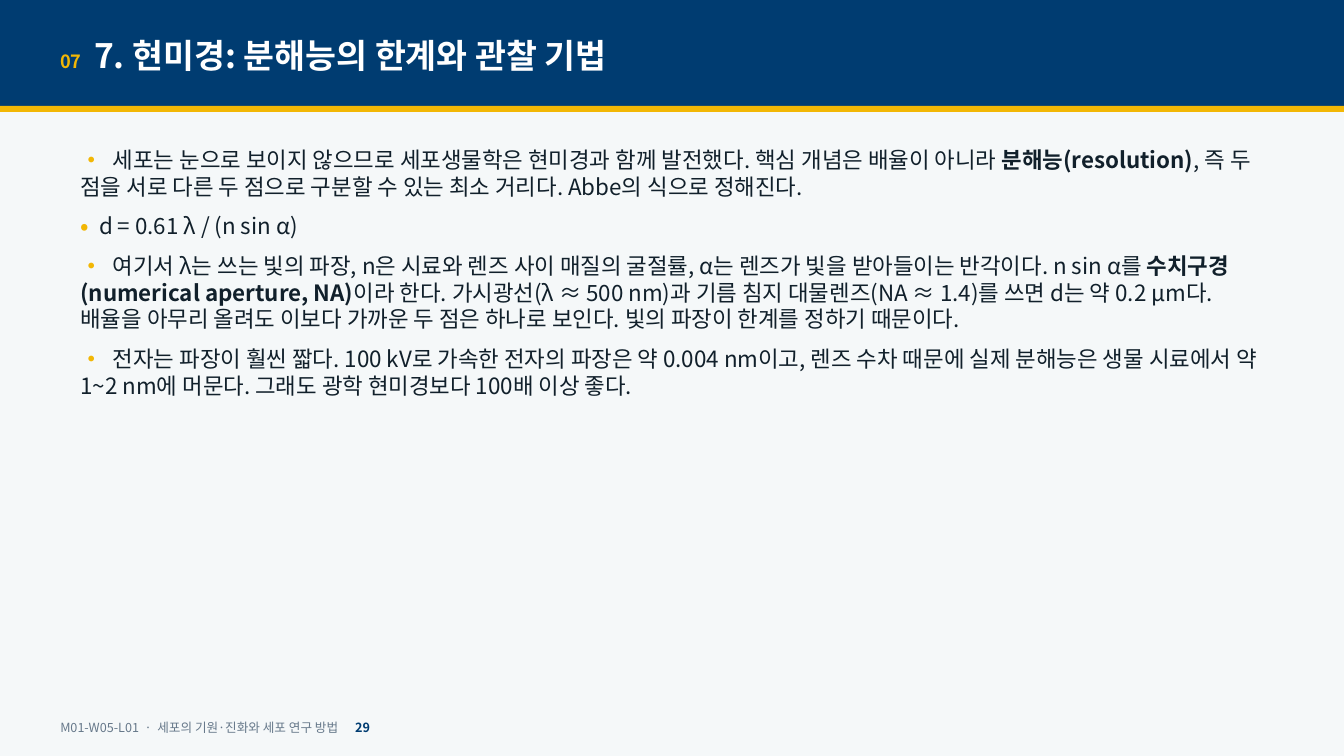
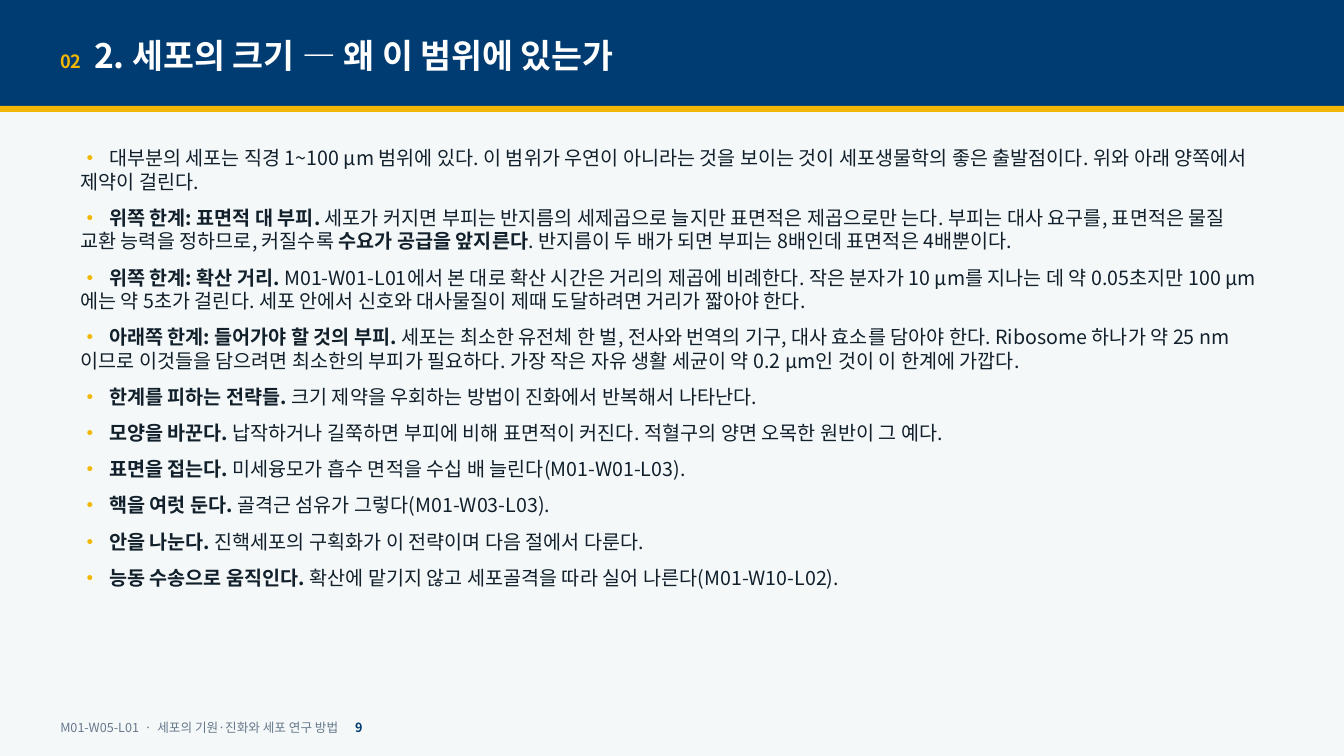
Before and after one commit to hoperiasd2/hoperiasd2.github.io, a slide deck: slide 9 of curriculum/M01/W05/L01/slides.pptx (slide 29 before the commit). Drawn at 1344x756 pixels with LibreOffice and Linux fonts; fonts in the diff are those of the drawing. Boxes give left, top, right and bottom in pixels: in the first picture for what was removed or moved away, otherwise in the second. Text is boxed around its words. In the diff, an @@ line names an element or a change of style, - is before the commit and + after.

```diff
--- a/curriculum/M01/W05/L01/slides.pptx
+++ b/curriculum/M01/W05/L01/slides.pptx
@@ text at [60,39,614,71]: text changed @@
-07 7. 현미경: 분해능의 한계와 관찰 기법
+02 2. 세포의 크기 — 왜 이 범위에 있는가
@@ text at [80,148,1247,589]: text changed; size 16 to 14 pt @@
-• 세포는 눈으로 보이지 않으므로 세포생물학은 현미경과 함께 발전했다. 핵심 개념은 배율이 아니라 분해능(resolution), 즉 두 점을 서로 다른 두 점으로 구분할 수 있는 최소 거리다. Abbe의 식으로 정해진다.
-• d = 0.61 λ / (n sin α)
-• 여기서 λ는 쓰는 빛의 파장, n은 시료와 렌즈 사이 매질의 굴절률, α는 렌즈가 빛을 받아들이는 반각이다. n sin α를 수치구경(numerical aperture, NA)이라 한다. 가시광선(λ ≈ 500 nm)과 기름 침지 대물렌즈(NA ≈ 1.4)를 쓰면 d는 약 0.2 μm다. 배율을 아무리 올려도 이보다 가까운 두 점은 하나로 보인다. 빛의 파장이 한계를 정하기 때문이다.
-• 전자는 파장이 훨씬 짧다. 100 kV로 가속한 전자의 파장은 약 0.004 nm이고, 렌즈 수차 때문에 실제 분해능은 생물 시료에서 약 1~2 nm에 머문다. 그래도 광학 현미경보다 100배 이상 좋다.
+• 대부분의 세포는 직경 1~100 μm 범위에 있다. 이 범위가 우연이 아니라는 것을 보이는 것이 세포생물학의 좋은 출발점이다. 위와 아래 양쪽에서 제약이 걸린다.
+• 위쪽 한계: 표면적 대 부피. 세포가 커지면 부피는 반지름의 세제곱으로 늘지만 표면적은 제곱으로만 는다. 부피는 대사 요구를, 표면적은 물질 교환 능력을 정하므로, 커질수록 수요가 공급을 앞지른다. 반지름이 두 배가 되면 부피는 8배인데 표면적은 4배뿐이다.
+• 위쪽 한계: 확산 거리. M01-W01-L01에서 본 대로 확산 시간은 거리의 제곱에 비례한다. 작은 분자가 10 μm를 지나는 데 약 0.05초지만 100 μm에는 약 5초가 걸린다. 세포 안에서 신호와 대사물질이 제때 도달하려면 거리가 짧아야 한다.
+• 아래쪽 한계: 들어가야 할 것의 부피. 세포는 최소한 유전체 한 벌, 전사와 번역의 기구, 대사 효소를 담아야 한다. Ribosome 하나가 약 25 nm이므로 이것들을 담으려면 최소한의 부피가 필요하다. 가장 작은 자유 생활 세균이 약 0.2 μm인 것이 이 한계에 가깝다.
+• 한계를 피하는 전략들. 크기 제약을 우회하는 방법이 진화에서 반복해서 나타난다.
+• 모양을 바꾼다. 납작하거나 길쭉하면 부피에 비해 표면적이 커진다. 적혈구의 양면 오목한 원반이 그 예다.
+• 표면을 접는다. 미세융모가 흡수 면적을 수십 배 늘린다(M01-W01-L03).
+• 핵을 여럿 둔다. 골격근 섬유가 그렇다(M01-W03-L03).
+• 안을 나눈다. 진핵세포의 구획화가 이 전략이며 다음 절에서 다룬다.
+• 능동 수송으로 움직인다. 확산에 맡기지 않고 세포골격을 따라 실어 나른다(M01-W10-L02).
@@ text at [60,721,362,733]: text changed @@
-M01-W05-L01 · 세포의 기원·진화와 세포 연구 방법 29
+M01-W05-L01 · 세포의 기원·진화와 세포 연구 방법 9
```
Also in this commit, not shown: 25 other slides changed, 1 slide added, 13 slides removed, 6 other files.
